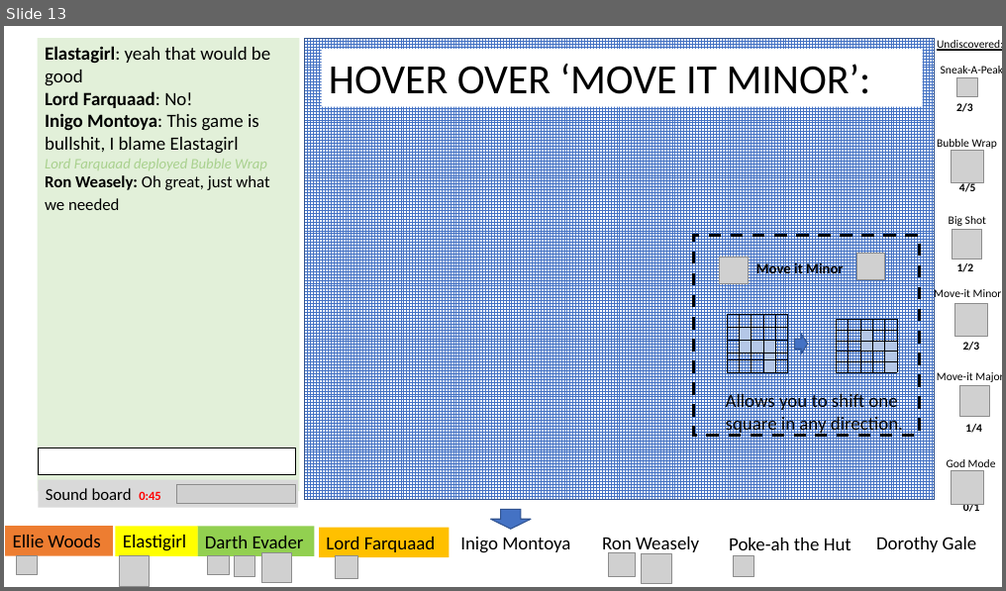
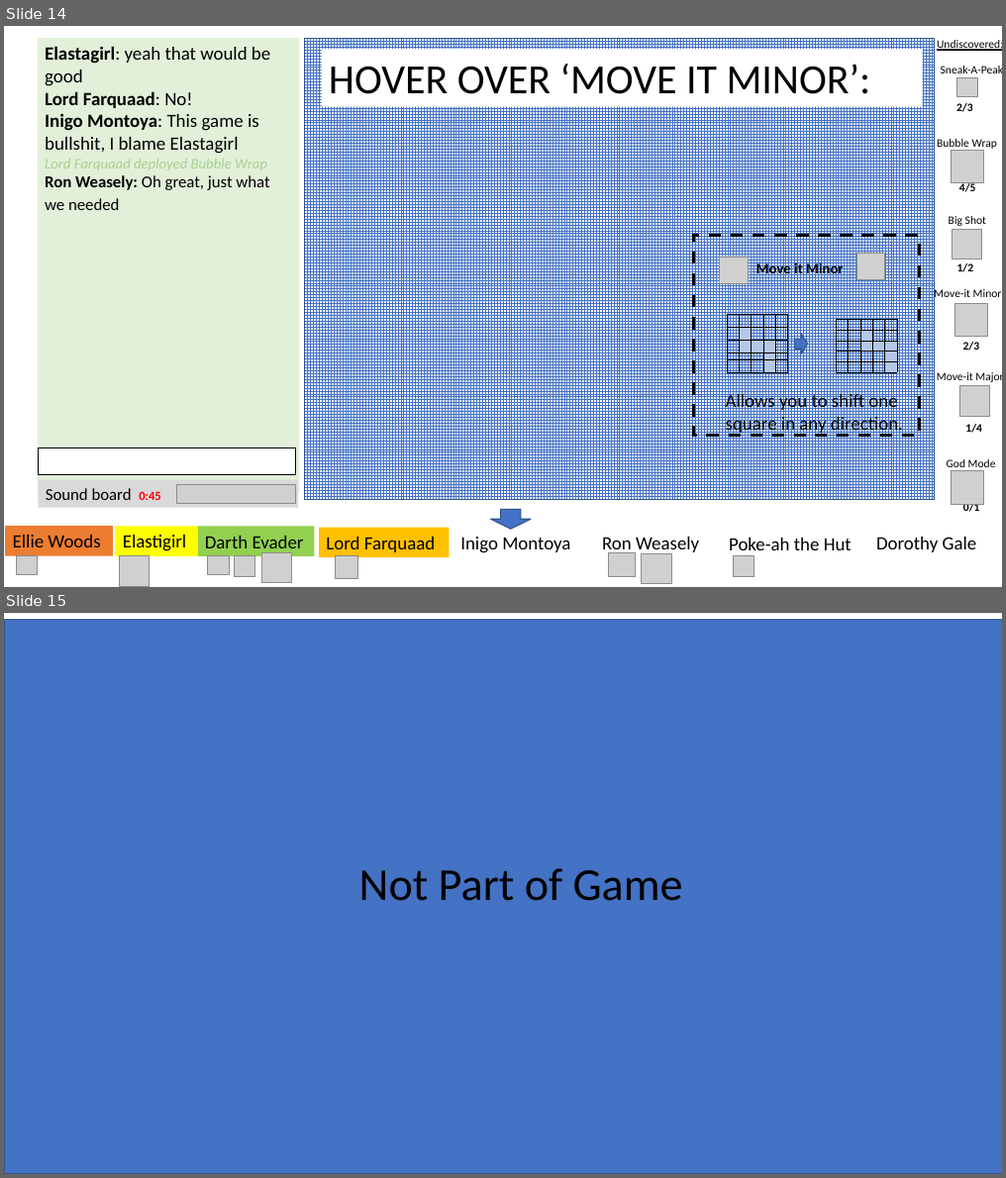
Before and after one commit to GeoffSpielman/BattleBlobs, a slide deck: Not_Code/Ideas.pptx. Shown one above the other, each under a label of ours: slide 13 before the commit, slides 14 and 15 after it. The pictures are 1006x591 and 1006x1178 pixels, drawn with LibreOffice and Linux fonts; fonts in the diff are those of the drawing; grey boxes stand for pictures. Boxes give left, top, right and bottom in pixels: in the first picture for what was removed or moved away, otherwise in the second. Text is boxed around its words. In the diff, an @@ line names an element or a change of style, - is before the commit and + after.

```diff
--- a/Not_Code/Ideas.pptx
+++ b/Not_Code/Ideas.pptx
@@ slide 15 added at box(4, 613, 1002, 1174), background #FFFFFF @@
@@ rectangle added at box(4, 620, 1002, 1174), fill #4472C4, outline #325491 1 pt @@
@@ title added at box(359, 868, 683, 901), 44 pt, text #000000 @@
+Not Part of Game
@@ what was slide 13 is now slide 14 @@
```
Also in this commit, not shown: 6 slides changed, 2 other slides added, 11 other files.
